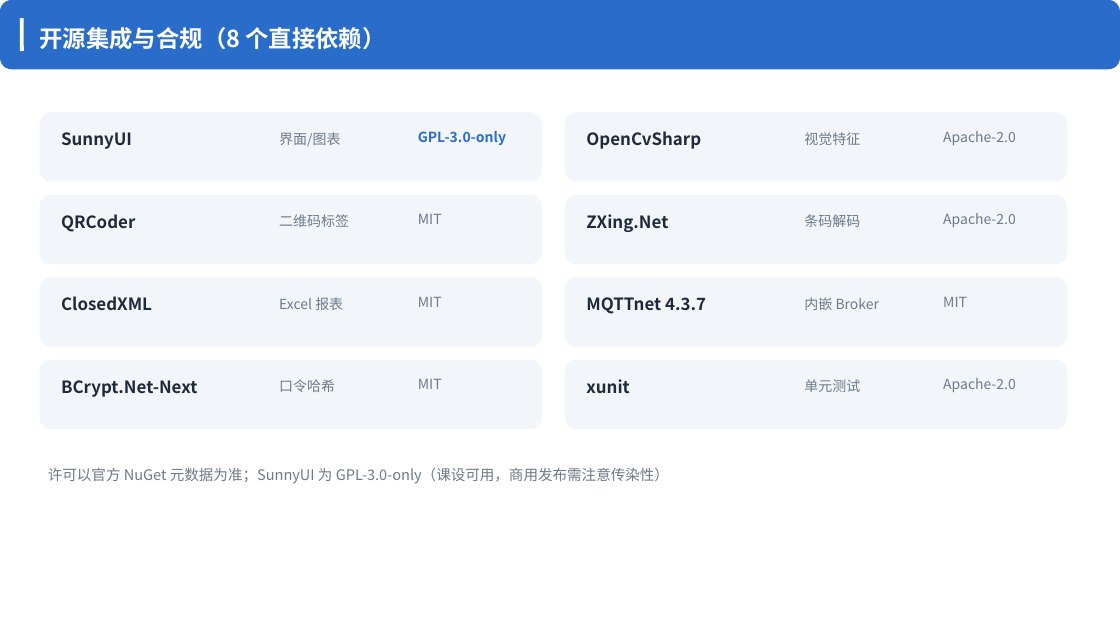
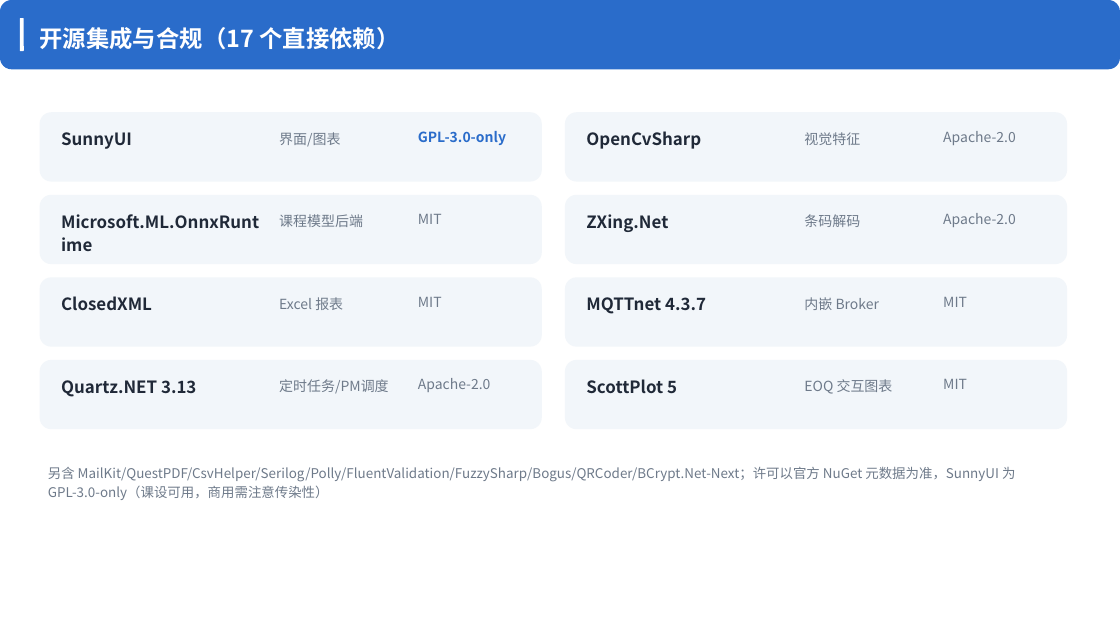
Before and after one commit to yq6666-66/IndustrialRepair, a slide deck: slide 7 of docs/答辩_工业维修智能化零件分配平台.pptx. Drawn at 1120x629 pixels with LibreOffice and Linux fonts; fonts in the diff are those of the drawing. Boxes give left, top, right and bottom in pixels: in the first picture for what was removed or moved away, otherwise in the second. Text is boxed around its words. In the diff, an @@ line names an element or a change of style, - is before the commit and + after.

```diff
--- a/docs/答辩_工业维修智能化零件分配平台.pptx
+++ b/docs/答辩_工业维修智能化零件分配平台.pptx
@@ text at <box>40,27,399,49</box>: text changed @@
-开源集成与合规（8 个直接依赖）
+开源集成与合规（17 个直接依赖）
@@ text at <box>61,214,259,228</box>: text changed @@
-QRCoder
+Microsoft.ML.OnnxRuntime
@@ text at <box>279,214,363,227</box>: text changed @@
-二维码标签
+课程模型后端
@@ text at <box>61,380,196,397</box>: text changed @@
-BCrypt.Net-Next
+Quartz.NET 3.13
@@ text at <box>279,379,389,394</box>: text changed @@
-口令哈希
+定时任务/PM调度
@@ text at <box>418,378,491,392</box>: text changed @@
-MIT
+Apache-2.0
@@ text at <box>586,379,677,394</box>: text changed @@
-xunit
+ScottPlot 5
@@ text at <box>804,379,893,394</box>: text changed @@
-单元测试
+EOQ 交互图表
@@ text at <box>943,379,967,389</box>: text changed @@
-Apache-2.0
+MIT
@@ text at <box>48,467,1015,500</box>: text changed; size 12.5 to 11.5 pt @@
-许可以官方 NuGet 元数据为准；SunnyUI 为 GPL-3.0-only（课设可用，商用发布需注意传染性）
+另含 MailKit/QuestPDF/CsvHelper/Serilog/Polly/FluentValidation/FuzzySharp/Bogus/QRCoder/BCrypt.Net-Next；许可以官方 NuGet 元数据为准，SunnyUI 为 GPL-3.0-only（课设可用，商用需注意传染性）
```
Also in this commit, not shown: 4 other slides changed, 3 other files.
